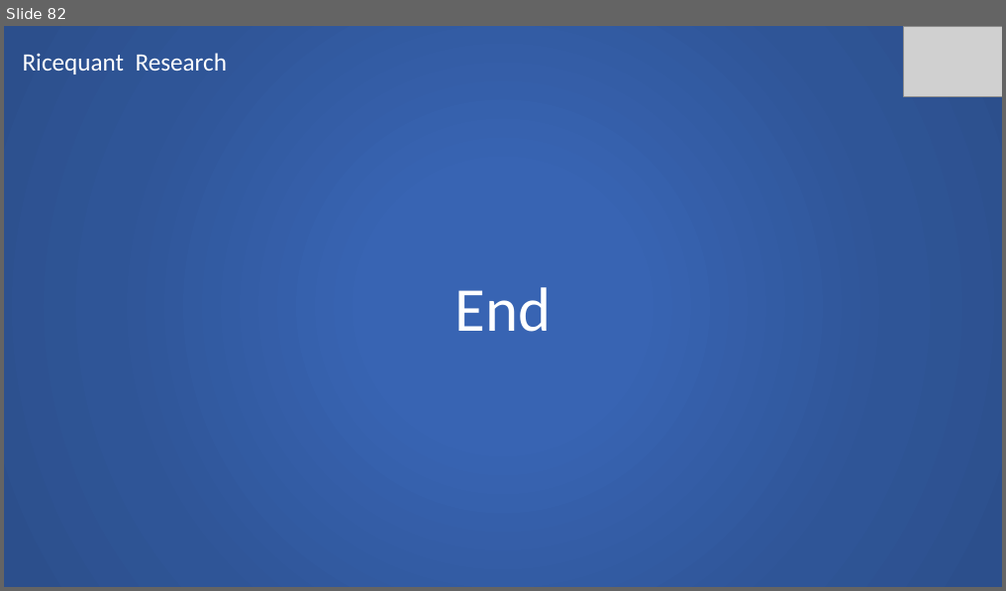
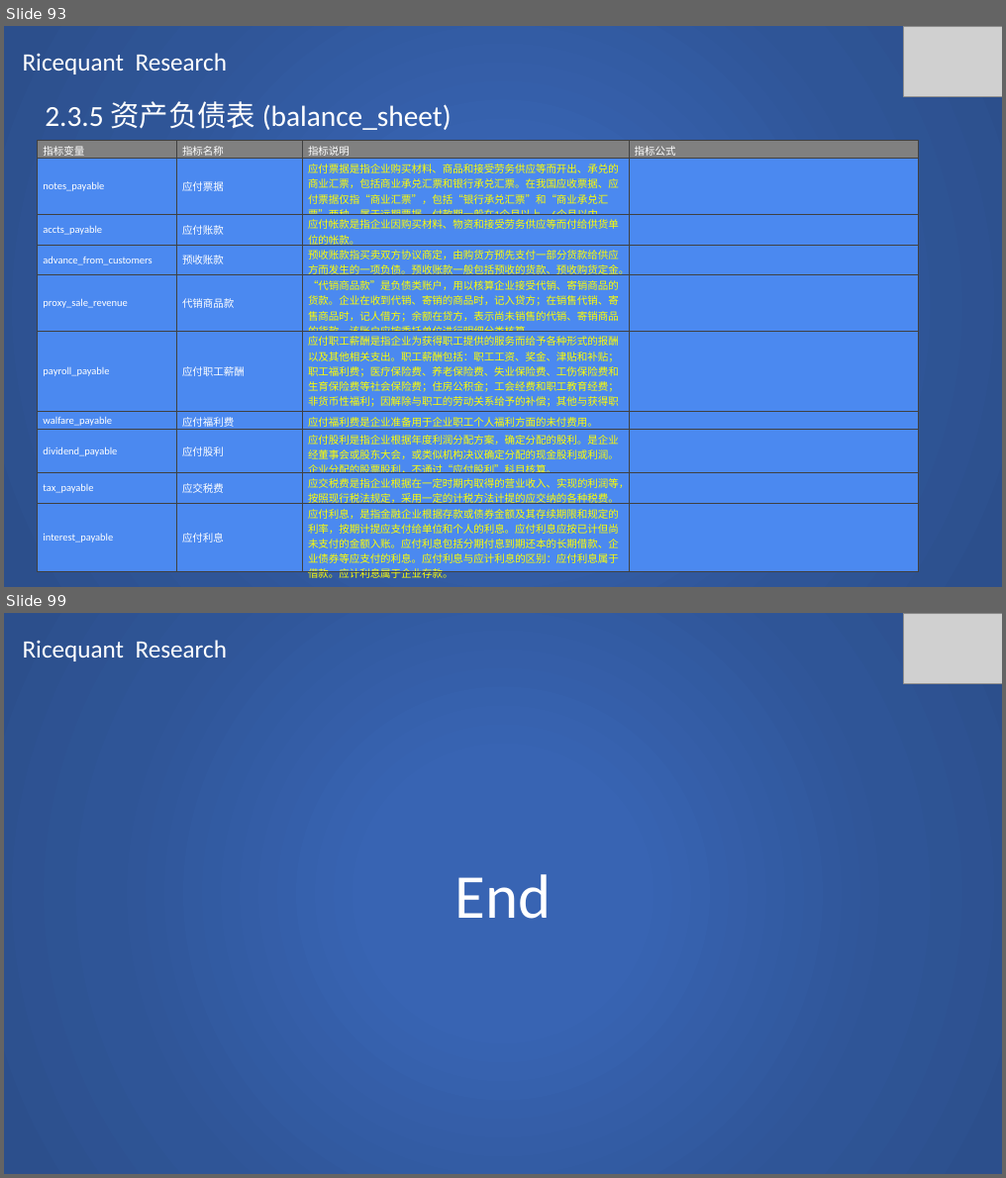
Before and after one commit to SCITLAS/Stellar, a slide deck: Stellar_0.1/documents/rice_quant_research.pptx. Shown one above the other, each under a label of ours: slide 82 before the commit, slides 93 and 99 after it; the slides between them are not shown. The pictures are 1006x591 and 1006x1178 pixels, drawn with LibreOffice and Linux fonts; fonts in the diff are those of the drawing; grey boxes stand for pictures. Boxes give left, top, right and bottom in pixels: in the first picture for what was removed or moved away, otherwise in the second. Text is boxed around its words. In the diff, an @@ line names an element or a change of style, - is before the commit and + after.

Commit message:
Ricequant research 50% done.

```diff
--- a/Stellar_0.1/documents/rice_quant_research.pptx
+++ b/Stellar_0.1/documents/rice_quant_research.pptx
@@ slide 93 added at (4,26,1002,587), background #FFFFFF @@
@@ rectangle added at (4,26,1002,587), fill gradient #3864B3 to #2F5597 to #2C4F8C @@
@@ text added at (23,53,228,75), 24 pt, text #FFFFFF @@
+Ricequant Research
@@ picture added at (903,26,1002,96) @@
@@ text added at (45,101,451,130), 28 pt, text #FFFFFF @@
+2.3.5 资产负债表 (balance_sheet)
@@ table added at (38,141,919,584), 10 rows, 4 columns @@
+指标变量 | 指标名称 | 指标说明 | 指标公式
+notes_payable | 应付票据 | 应付票据是指企业购买材料、商品和接受劳务供应等而开出、承兑的商业汇票，包括商业承兑汇票和银行承兑汇票。在我国应收票据、应付票据仅指“商业汇票”，包括“银行承兑汇票”和“商业承兑汇票”两种，属于远期票据，付款期一般在1个月以上，6个月以内。 | 
+accts_payable | 应付账款 | 应付帐款是指企业因购买材料、物资和接受劳务供应等而付给供货单位的帐款。 | 
+advance_from_customers | 预收账款 | 预收账款指买卖双方协议商定，由购货方预先支付一部分货款给供应方而发生的一项负债。预收账款一般包括预收的货款、预收购货定金。 | 
+proxy_sale_revenue | 代销商品款 | “代销商品款”是负债类账户，用以核算企业接受代销、寄销商品的货款。企业在收到代销、寄销的商品时，记入贷方；在销售代销、寄售商品时，记人借方；余额在贷方，表示尚未销售的代销、寄销商品的货款。该账户应按委托单位进行明细分类核算。 | 
+payroll_payable | 应付职工薪酬 | 应付职工薪酬是指企业为获得职工提供的服务而给予各种形式的报酬以及其他相关支出。职工薪酬包括：职工工资、奖金、津贴和补贴；职工福利费；医疗保险费、养老保险费、失业保险费、工伤保险费和生育保险费等社会保险费；住房公积金；工会经费和职工教育经费；非货币性福利；因解除与职工的劳动关系给予的补偿；其他与获得职工提供的服务相关的支出。 | 
+walfare_payable | 应付福利费 | 应付福利费是企业准备用于企业职工个人福利方面的未付费用。 | 
+dividend_payable | 应付股利 | 应付股利是指企业根据年度利润分配方案，确定分配的股利。是企业经董事会或股东大会，或类似机构决议确定分配的现金股利或利润。企业分配的股票股利，不通过“应付股利”科目核算。 | 
+tax_payable | 应交税费 | 应交税费是指企业根据在一定时期内取得的营业收入、实现的利润等，按照现行税法规定，采用一定的计税方法计提的应交纳的各种税费。 | 
+interest_payable | 应付利息 | 应付利息，是指金融企业根据存款或债券金额及其存续期限和规定的利率，按期计提应支付给单位和个人的利息。应付利息应按已计但尚未支付的金额入账。应付利息包括分期付息到期还本的长期借款、企业债券等应支付的利息。应付利息与应计利息的区别：应付利息属于借款。应计利息属于企业存款。 | 
@@ what was slide 82 is now slide 99 @@
```
Also in this commit, not shown: 16 other slides added.
